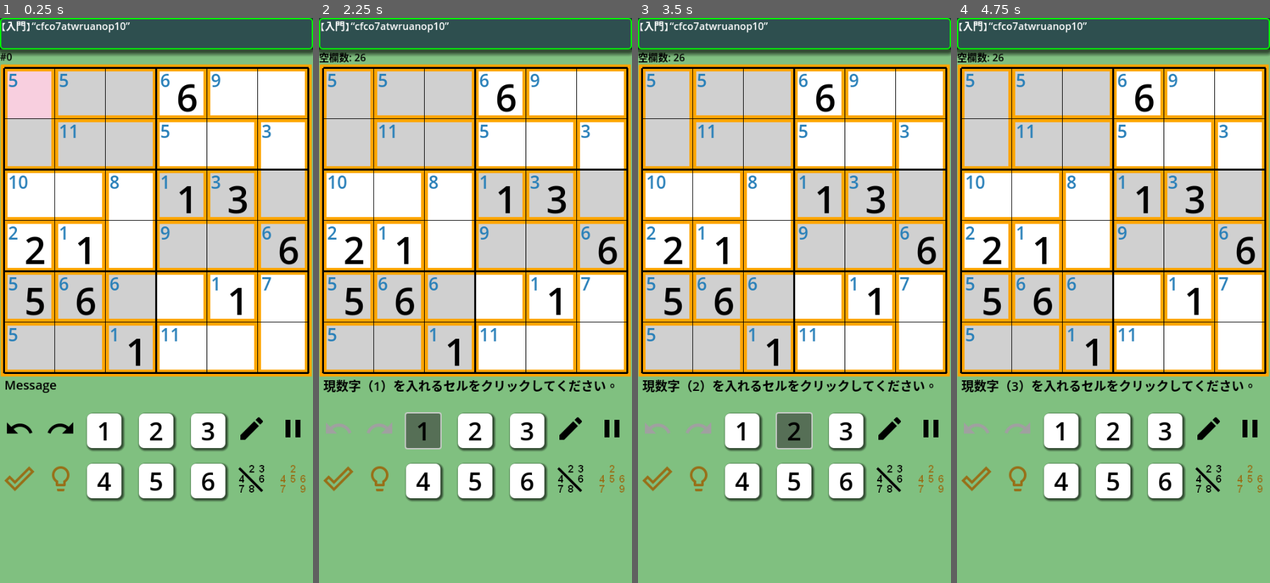
Above: before the commit, frames 1-4 (left to right).
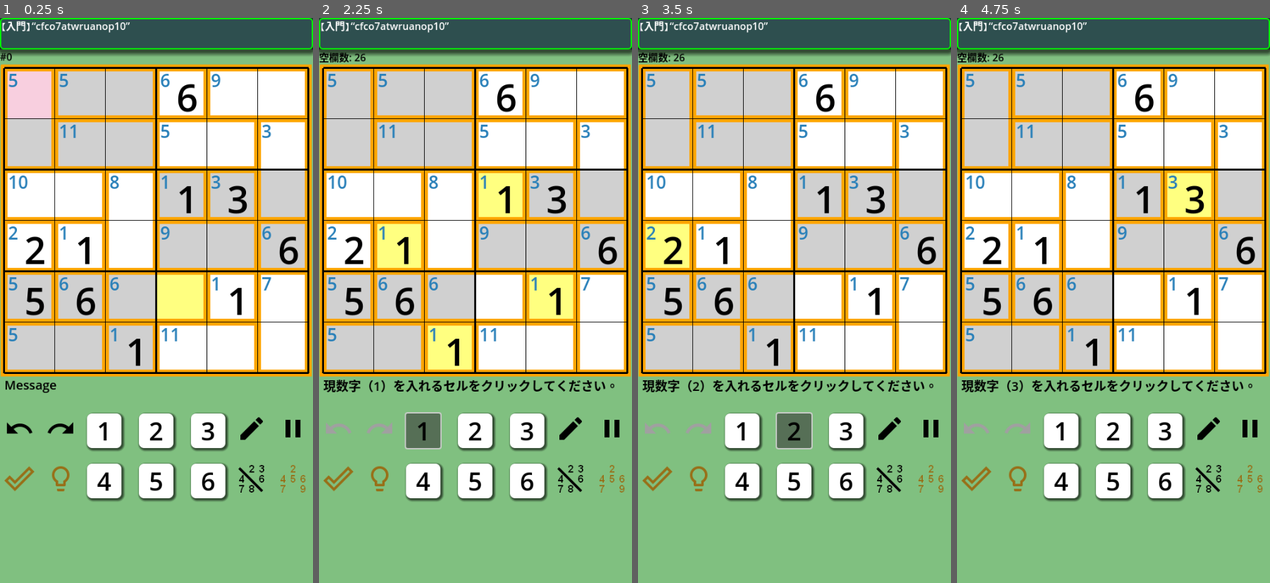
Above: after the commit, the same moments.

Repository: vivisuke/GD4KillerSudoku6
Game: Godot game, scene res://main_scene.tscn
Same seed, same stepped clock (60 frames per second), same inputs: the game is played once before the commit and once after it.
Inputs (mouse positions are in pixels of both pictures, inside the frame that each line leads up to):
- Up to frame 1 (0.25 s): no input
- Up to frame 2 (2.25 s): click (337, 430) at 0.5 s; click (378, 430) at 1.25 s; click "1" at 2 s
- Up to frame 3 (3.5 s): click "2" at 2.75 s
- Up to frame 4 (4.75 s): click "3" at 3.5 s; click (1207, 430) at 4.25 s

The runs differ from the first frame. In frame 1, 1.2% of the frame differs, in the area x 50-66%, y 45-54%; in frame 2, 4.1%, in the area x 18-82%, y 27-63%; in frame 3, 1.0%; in frame 4, 1.0%.

Commit message:
0029 ◎ C 04/07 04/07 0.001│ToDo│選択数字強調 0030 ◎ C 04/07 04/07 0.001│問題│$AudioNumCompleted が null というエラーが出る

Diff:
--- a/GD4KillerSudoku6/main_scene.tscn
+++ b/GD4KillerSudoku6/main_scene.tscn
@@ -6,6 +6,7 @@
 [ext_resource type="Script" path="res://scripts/Grid.gd" id="3_kpcp0"]
 [ext_resource type="Script" path="res://scripts/CageGrid.gd" id="3_xly3w"]
 [ext_resource type="Texture2D" uid="uid://bbgobjrm6nkxf" path="res://images/lightpink_81x81.png" id="4_6xb5c"]
+[ext_resource type="Texture2D" uid="uid://7ahs8j7adk62" path="res://images/lightyellow81x81.png" id="5_aa34c"]
 [ext_resource type="Texture2D" uid="uid://cqec3tqrevdpa" path="res://images/undo_black.png" id="6_al8fh"]
 [ext_resource type="Texture2D" uid="uid://csupj8245mj3o" path="res://images/undo_white.png" id="7_mp20d"]
 [ext_resource type="Texture2D" uid="uid://b1vvkieh6sjf3" path="res://images/undo_gray.png" id="8_83f3t"]
@@ -26,9 +27,15 @@
 texture_region_size = Vector2i(81, 81)
 0:0/0 = 0
 
+[sub_resource type="TileSetAtlasSource" id="TileSetAtlasSource_v1gic"]
+texture = ExtResource("5_aa34c")
+texture_region_size = Vector2i(81, 81)
+0:0/0 = 0
+
 [sub_resource type="TileSet" id="TileSet_sghhw"]
 tile_size = Vector2i(81, 81)
 sources/0 = SubResource("TileSetAtlasSource_l5jc0")
+sources/1 = SubResource("TileSetAtlasSource_v1gic")
 
 [sub_resource type="StyleBoxFlat" id="StyleBoxFlat_rp0c4"]
 bg_color = Color(1, 1, 1, 1)
@@ -80,7 +87,7 @@
 [node name="TileMap" type="TileMap" parent="Board"]
 tile_set = SubResource("TileSet_sghhw")
 format = 2
-layer_0/tile_data = PackedInt32Array(0, 0, 0)
+layer_0/tile_data = PackedInt32Array(0, 0, 0, 262147, 1, 0)
 
 [node name="CageGrid" type="ColorRect" parent="Board"]
 layout_mode = 0
@@ -285,8 +292,13 @@
 offset_bottom = 23.0
 
 [node name="AudioNumClicked" type="AudioStreamPlayer2D" parent="."]
+position = Vector2(250, 450)
 
 [node name="AudioIncorrect" type="AudioStreamPlayer2D" parent="."]
+position = Vector2(250, 450)
+
+[node name="AudioNumCompleted" type="AudioStreamPlayer2D" parent="."]
+position = Vector2(250, 450)
 
 [connection signal="pressed" from="HBC1/Button1" to="." method="_on_button_1_pressed"]
 [connection signal="pressed" from="HBC1/Button2" to="." method="_on_button_2_pressed"]
--- a/GD4KillerSudoku6/scripts/main_scene.gd
+++ b/GD4KillerSudoku6/scripts/main_scene.gd
@@ -41,16 +41,11 @@
 const ALL_BITS = (1<<N_HORZ) - 1
 const BIT_MEMO = 1<<10
 const TILE_NONE = -1
-const TILE_EMPHASIZE = 0				# 強調カーソル（薄ピンク）
-const TILE_CURSOR = 1
-#const TILE_LTPINK = 1				# 強調カーソル（薄ピンク）
-#const TILE_LTBLUE = 1				# 強調カーソル（薄青）
-#const TILE_LTORANGE = 2				# 強調カーソル（薄橙）
-#const TILE_PINK = 3					# 強調カーソル（薄ピンク）
+const TILE_CURSOR = 0					# カーソル（薄ピンク）
+const TILE_EMPHASIZE = 1				# 強調カーソル（薄黄色）
 const COLOR_INCORRECT = Color.RED
 const COLOR_DUP = Color.RED
 const COLOR_CLUE = Color.BLACK
-#const COLOR_INPUT = Color("#2980b9")	# VELIZE HOLE
 const COLOR_INPUT = Color.BLACK
 const UNDO_TYPE_CELL = 0		# セル数字入力
 const UNDO_TYPE_MEMO = 1		# メモ数字反転
@@ -313,7 +308,7 @@
 			for x in range(N_HORZ):
 				var ix = xyToIX(x, y)
 				if num != 0 && get_cell_numer(ix) == num:
-					$Board/TileMap.set_cell(0, Vector2i(x, y), TILE_EMPHASIZE)
+					$Board/TileMap.set_cell(0, Vector2i(x, y), TILE_EMPHASIZE, Vector2i(0, 0))
 				else:
 					$Board/TileMap.set_cell(0, Vector2i(x, y), TILE_NONE)
 	else:
@@ -870,14 +865,14 @@
 		update_cell_cursor(n)
 	var x = ix % N_HORZ
 	var y = ix / N_HORZ
-	$Board/TileMap.set_cell(0, Vector2i(x, y), TILE_CURSOR)
+	$Board/TileMap.set_cell(0, Vector2i(x, y), TILE_CURSOR, Vector2i(0, 0))
 func do_emphasize(ix : int, type, fullhouse):
 	reset_TileMap()
 	if paused: return
 	var x = ix % N_HORZ
 	var y = ix / N_HORZ
 	if type == CELL || fullhouse:
-		$Board/TileMap.set_cell(0, Vector2i(x, y), TILE_CURSOR)
+		$Board/TileMap.set_cell(0, Vector2i(x, y), TILE_CURSOR, Vector2i(0, 0))
 	pass
 
 func is_all_solved_todaysQuest():
Not shown: 1 places in GD4KillerSudoku6/main_scene.tscn that only renumber resources
Not shown, changed: GD4KillerSudoku6.spr
